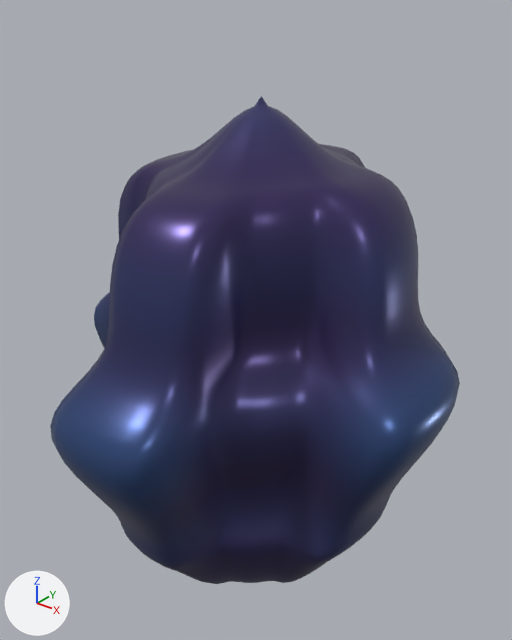
One commit to the glTF model Assets/Resources/Models3D/cf_04_shadow_assassin.glb: the scene before it, then after it.
The view is the same before and after, from a 50 mm camera at (1.38, -1.75, 1.25) aimed at (-0.05, 0.04, 0.14). Arrows for +X, +Y and +Z are at lower left; the lights stay in place. The older version comes first.

In view in the first picture: 'Hi3D_cf_04_shadow_assassin_WatertightNode'.
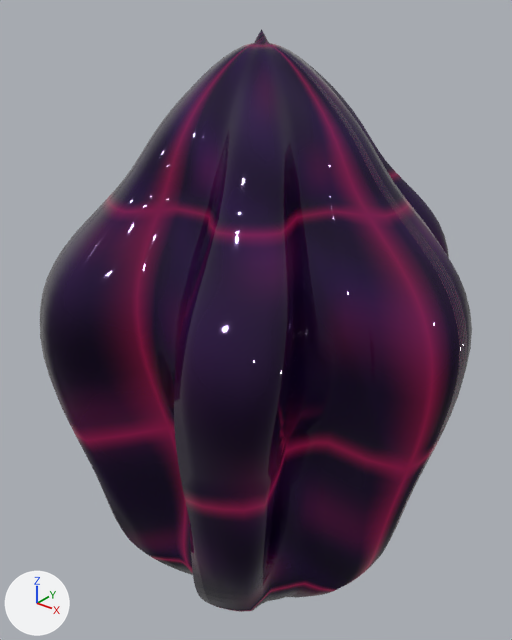
Patch to the scene script:
```diff
--- a/Assets/Resources/Models3D/cf_04_shadow_assassin.glb.py
+++ b/Assets/Resources/Models3D/cf_04_shadow_assassin.glb.py
@@ img_cf_04_shadow_assassin_metallicroughness @@
+img_cf_04_shadow_assassin_metallicroughness = load_image('cf_04_shadow_assassin_MetallicRoughness', '_unpacked/cf_04_shadow_assassin_MetallicRoughness', 64, 64, 'Non-Color')
@@ img_cf_04_shadow_assassin_normal @@
+img_cf_04_shadow_assassin_normal = load_image('cf_04_shadow_assassin_Normal', '_unpacked/cf_04_shadow_assassin_Normal', 64, 64, 'Non-Color')
@@ img_cf_04_shadow_assassin_emissive @@
+img_cf_04_shadow_assassin_emissive = load_image('cf_04_shadow_assassin_Emissive', '_unpacked/cf_04_shadow_assassin_Emissive', 64, 64, 'sRGB')
@@ img_cf_04_shadow_assassin_basecolor @@
+img_cf_04_shadow_assassin_basecolor = load_image('cf_04_shadow_assassin_BaseColor', '_unpacked/cf_04_shadow_assassin_BaseColor', 64, 64, 'sRGB')
@@ mat_cardcraft_cf_04_shadow_assassin_pbrdelighted @@
+mat_cardcraft_cf_04_shadow_assassin_pbrdelighted = bpy.data.materials.new('CardCraft_cf_04_shadow_assassin_PBRDelighted')
+# colours: pink #c56f98, purple #aa90c4, mixed with the vertex colours
+# uses the picture img_cf_04_shadow_assassin_basecolor
+# uses the picture img_cf_04_shadow_assassin_emissive
+# uses the picture img_cf_04_shadow_assassin_metallicroughness
+# uses the picture img_cf_04_shadow_assassin_normal
@@ me_hi3d_cf_04_shadow_assassin_manifoldmesh @@
 # used by ob_hi3d_cf_04_shadow_assassin_watertightnode; location = (0.0, 0.0, 0.0)
-me_hi3d_cf_04_shadow_assassin_manifoldmesh.from_pydata(...)  # 4034 vertices, 8064 faces; spans x -0.69..0.69, y -0.81..0.81, z -0.84..0.92
-me_hi3d_cf_04_shadow_assassin_manifoldmesh.materials.append(mat_hi3d_cf_04_shadow_assassin_pbrdelighted)
+me_hi3d_cf_04_shadow_assassin_manifoldmesh.from_pydata(...)  # 4034 vertices, 8064 faces; spans x -0.73..0.73, y -0.69..0.69, z -1.11..1.11
+# me_hi3d_cf_04_shadow_assassin_manifoldmesh part 1: 4034 of 4034 vertices moved; they spanned x -0.69..0.69, y -0.81..0.81, z -0.84..0.92 and now span x -0.73..0.73, y -0.69..0.69, z -1.11..1.11; mean shift (0.0, 0.0, 0.0)
+# me_hi3d_cf_04_shadow_assassin_manifoldmesh part 2: 1808 faces centred in x -0.44..0.44, y -0.52..0.52, z -0.64..0.75 are repainted in the vertex colours; the middle colour goes from greyish blue #8080a2 to pink #bd97c0
+# me_hi3d_cf_04_shadow_assassin_manifoldmesh part 3: 3246 faces centred in x -0.69..0.69, y -0.81..0.81, z -0.84..0.59 are repainted in the vertex colours; the middle colour goes from blue #829cba to pink #be97c0
+# me_hi3d_cf_04_shadow_assassin_manifoldmesh part 4: 1518 faces centred in x -0.51..0.51, y -0.58..0.58, z -0.73..0.82 are repainted in the vertex colours; the middle colour goes from greyish blue #8189a9 to greyish purple #b994c0
+# me_hi3d_cf_04_shadow_assassin_manifoldmesh part 5: 1492 faces centred in x -0.62..0.62, y -0.8..0.8, z -0.77..0.9 are repainted in the vertex colours; the middle colour goes from blue #829ab8 to greyish purple #b994c0
+me_hi3d_cf_04_shadow_assassin_manifoldmesh.materials.append(mat_cardcraft_cf_04_shadow_assassin_pbrdelighted)
```

Location of each change, (x1, y1, x2, y2) in pixels of the pictures (512 x 640 px; the box of a moved part takes in the faces that stretch with it):
'Hi3D_cf_04_shadow_assassin_WatertightNode', recoloured, reshaped (19% taller)
    before: (50, 96, 460, 584)
    after: (40, 29, 472, 612)
part 1 of me_hi3d_cf_04_shadow_assassin_manifoldmesh, moved or reshaped
    before: (50, 96, 460, 584)
    after: (40, 29, 472, 612)
part 2 of me_hi3d_cf_04_shadow_assassin_manifoldmesh, recoloured
    before: (124, 144, 407, 578)
    after: (40, 87, 449, 612)
part 3 of me_hi3d_cf_04_shadow_assassin_manifoldmesh, recoloured
    before: (50, 199, 460, 584)
    after: (44, 176, 472, 601)
part 4 of me_hi3d_cf_04_shadow_assassin_manifoldmesh, recoloured
    before: (117, 126, 412, 583)
    after: (40, 58, 433, 611)
part 5 of me_hi3d_cf_04_shadow_assassin_manifoldmesh, recoloured
    before: (50, 96, 452, 584)
    after: (81, 29, 385, 607)
